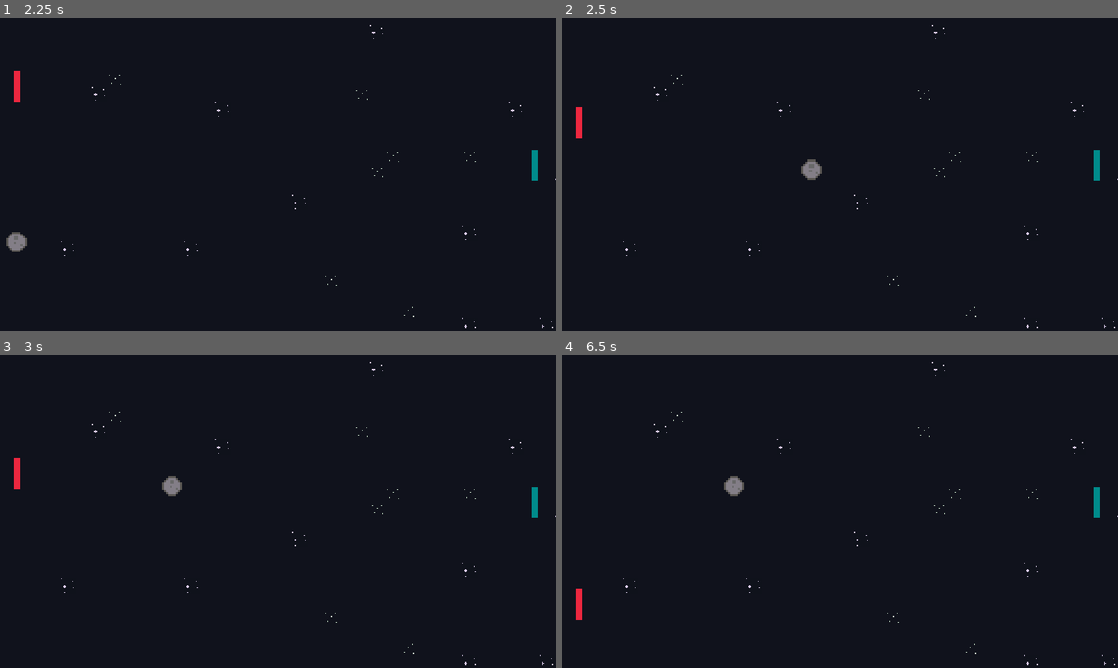
Above: before the commit, frames 1-4 (two rows, left to right).
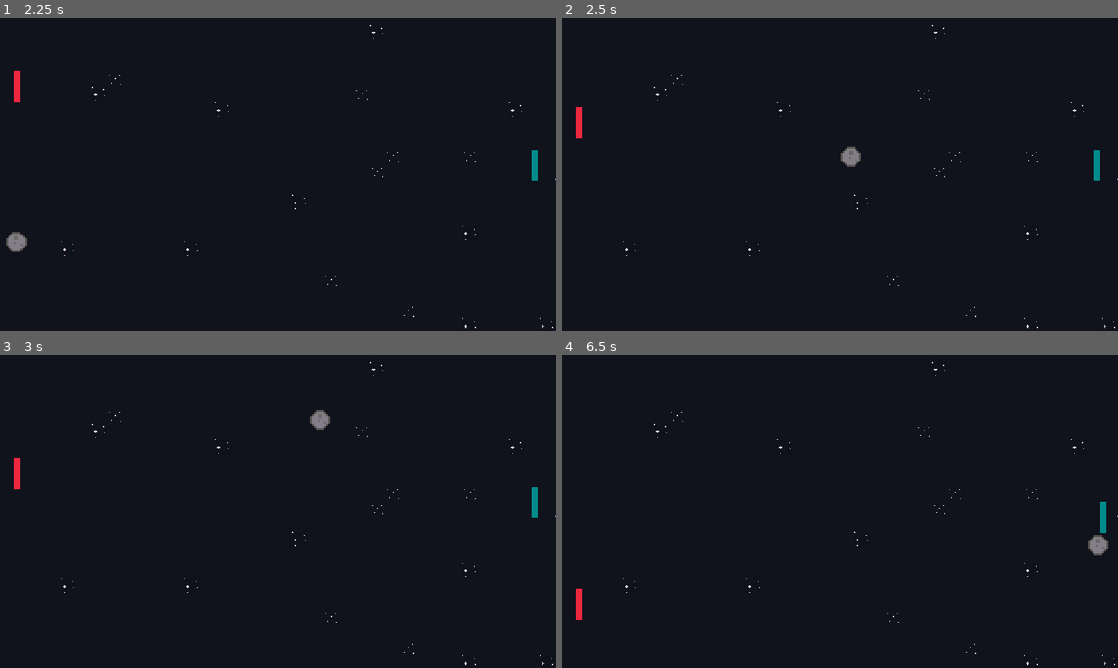
Above: after the commit, the same moments.

Repository: Shaedow2000/Pong-Godot
Game: Godot game, scene res://scenes/main.tscn
Same seed, same stepped clock (60 frames per second), same inputs: the game is played once before the commit and once after it.
Inputs:
- Up to frame 1 (2.25 s): click "Start" at 0.5 s; hold W (move_up_a) 1.28-2.03 s; hold S (move_down_a) from 2.03 s (still down)
- Up to frame 2 (2.5 s): keep holding S (move_down_a)
- Up to frame 3 (3 s): release S (move_down_a) at 2.78 s; hold W (move_up_a) from 2.78 s (still down)
- Up to frame 4 (6.5 s): release W (move_up_a) at 4.28 s; hold S (move_down_a) from 4.28 s (still down)

Frame 1 is identical in both runs. In frame 2, 0.4% of the frame differs, in the area x 43-54%, y 41-52%; in frame 3, 0.3%; in frame 4, 0.6%, in the area x 29-99%, y 38-64%.

Commit message:
feat: fix restarting game makes ball go the same direction

Diff:
--- a/scripts/game.gd
+++ b/scripts/game.gd
@@ -25,6 +25,7 @@
 
 func restart_game() -> void:
 	asteroid.position = camera.get_screen_center_position()
+	asteroid.launch()
 
 func scored(player_id: int) -> void:
 	if player_id == 0:
